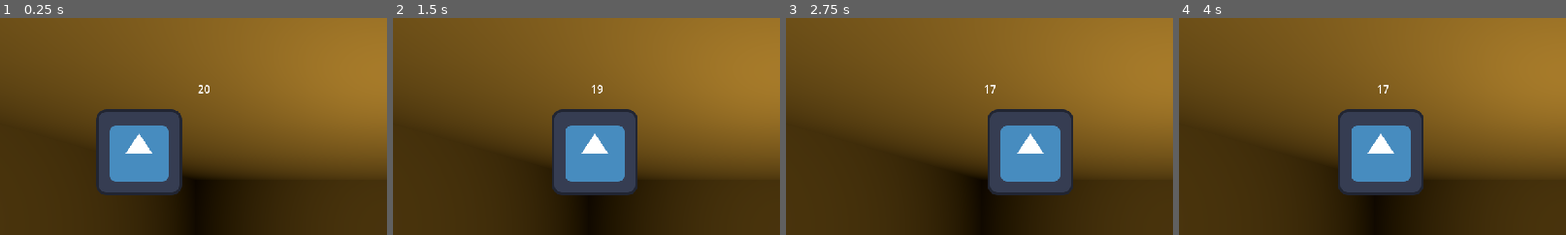
Above: before the commit, frames 1-4 (left to right).
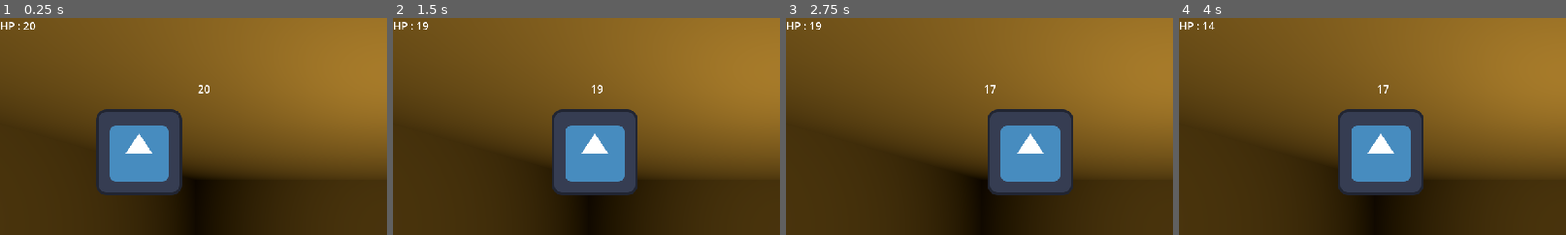
Above: after the commit, the same moments.

Repository: KoolDouds/GGJ-2025
Game: Godot game, scene res://combat-proto2.tscn
The game is run twice, just before and just after one commit, with the same random seed, the same clock (stepped at 60 frames per second) and the same inputs. This scene is started directly instead of the project's main scene. The engine's default icon, where the game draws it, is replaced by a stand-in: a white triangle on a blue panel in a dark square.
Inputs:
- Up to frame 1 (0.25 s): no input
- Up to frame 2 (1.5 s): hold Right (right) 0.53-1.28 s; hold Left (left) from 1.28 s (still down)
- Up to frame 3 (2.75 s): tap Enter at 2 s; release Left (left) at 2.03 s; hold Right (right) from 2.03 s (still down)
- Up to frame 4 (4 s): release Right (right) at 2.78 s; hold Up (forward) 2.78-3.53 s; tap Space at 3.5 s; hold Left (left) from 3.53 s (still down)
The pictures show only the part of the screen within x 0-50%, y 0-50%; the shares and areas given below are measured in that part.

The runs differ from the first frame. In frame 1, 0.1% of the frame differs, in the area x 0-10%, y 1-6%; in frame 2, 0.1%; in frame 3, 0.1%; in frame 4, 0.1%.

Commit message:
hp label

Diff:
--- /dev/null
+++ b/Encounter.tscn
@@ -0,0 +1,3 @@
+[gd_scene format=3 uid="uid://jjlfxivymwop"]
+
+[node name="Encounter" type="Node3D"]
--- /dev/null
+++ b/HPManger.tscn
@@ -0,0 +1,6 @@
+[gd_scene load_steps=2 format=3 uid="uid://c0h4e7bs430mx"]
+
+[ext_resource type="Script" path="res://Script/hp_manager.gd" id="1_ljkn6"]
+
+[node name="HPManager" type="Node"]
+script = ExtResource("1_ljkn6")
--- a/Script/combat_controls.gd
+++ b/Script/combat_controls.gd
@@ -3,10 +3,11 @@
 
 @onready var enemy_res := preload("res://enemy_proto.tscn")
 var enemy : Node2D
+@onready var hands := get_tree().get_root().find_child("Hands", true, false)
+@onready var hp_manager : HPManager = $"../HPManager"
 
 func _ready() -> void:
-	print(get_tree().get_root().get_children())
-	var hands = get_tree().get_root().find_child("Hands", true, false)
+	#hands = get_tree().get_root().find_child("Hands", true, false)
 	hands.manager = $"."
 	enemy = enemy_res.instantiate()
 	enemy.position = Vector2(300, 200)
@@ -23,4 +24,4 @@
 		if child.hand_side == side and child.using_phase == 1:
 			print("BLOCKED!!!!!!!!!!")
 			return
-	print("received " + str(dmg) + " damage")
+	hp_manager.take_damage(dmg)
--- /dev/null
+++ b/Script/hp_manager.gd
@@ -0,0 +1,23 @@
+extends Node
+class_name HPManager
+
+var max_hp := 20
+var hp : int
+
+@onready var hp_label : Label = $"../HPLabel"
+
+func _ready() -> void:
+	set_hp(max_hp)
+
+func set_hp(new_hp: int):
+	hp = new_hp
+	hp_label.text = "HP : " + str(hp)
+
+func take_damage(dmg: int) -> void:
+	set_hp(hp-dmg)
+	print("received " + str(dmg) + " damage")
+	if hp <= 0: die()
+
+
+func die():
+	print("ded :(")
--- a/combat-proto2.tscn
+++ b/combat-proto2.tscn
@@ -1,8 +1,9 @@
-[gd_scene load_steps=4 format=3 uid="uid://c0usrog1t305e"]
+[gd_scene load_steps=5 format=3 uid="uid://c0usrog1t305e"]
 
 [ext_resource type="PackedScene" uid="uid://be1n6ygjp5xre" path="res://battle.tscn" id="1_a2stt"]
 [ext_resource type="PackedScene" uid="uid://cyejn4b76oey1" path="res://DungeonCrawling/crawling.tscn" id="1_q7bx1"]
 [ext_resource type="PackedScene" uid="uid://dyv3pmrin5nij" path="res://Hands/hands.tscn" id="2_g1lq4"]
+[ext_resource type="PackedScene" uid="uid://c0h4e7bs430mx" path="res://HPManger.tscn" id="4_ioya1"]
 
 [node name="combat-proto2" type="Node"]
 
@@ -17,3 +18,10 @@
 transform = Transform3D(0.05, 0, 0, 0, 0.05, 0, 0, 0, 0.05, 0, -0.16, 0.156)
 
 [node name="Hands" parent="Camera3D/Node3D" instance=ExtResource("2_g1lq4")]
+
+[node name="HPManager" parent="." instance=ExtResource("4_ioya1")]
+
+[node name="HPLabel" type="Label" parent="."]
+offset_right = 40.0
+offset_bottom = 23.0
+text = "HP : lol"
--- a/combat_proto.tscn
+++ /dev/null
@@ -1,21 +0,0 @@
-[gd_scene load_steps=4 format=3 uid="uid://rc0k6cnwlukb"]
-
-[ext_resource type="PackedScene" uid="uid://bgegxif48dnon" path="res://enemy_proto.tscn" id="1_beib8"]
-[ext_resource type="PackedScene" uid="uid://be1n6ygjp5xre" path="res://battle.tscn" id="3_70qjm"]
-[ext_resource type="PackedScene" uid="uid://dyv3pmrin5nij" path="res://Hands/hands.tscn" id="4_yl5ks"]
-
-[node name="combat-proto" type="Node2D"]
-
-[node name="enemy" parent="." instance=ExtResource("1_beib8")]
-
-[node name="battle" parent="." instance=ExtResource("3_70qjm")]
-
-[node name="Hands" parent="." instance=ExtResource("4_yl5ks")]
-
-[node name="LeftHand" parent="Hands" index="0"]
-transform = Transform3D(-4.37114e-08, 0, 1, 0, 1, 0, -1, 0, -4.37114e-08, -5, 0, -7.12129)
-
-[node name="RightHand" parent="Hands" index="1"]
-transform = Transform3D(-4.37114e-08, 0, 1, 0, 1, 0, -1, 0, -4.37114e-08, 5, 0, -7.12129)
-
-[editable path="Hands"]
--- a/game.tscn
+++ b/game.tscn
@@ -5,6 +5,7 @@
 [ext_resource type="Script" path="res://inventaire.gd" id="3_yhw81"]
 [ext_resource type="Script" path="res://Script/weapon.gd" id="4_grple"]
 [ext_resource type="Resource" uid="uid://b31hsxg8sincy" path="res://default.tres" id="5_dri4y"]
+[ext_resource type="PackedScene" uid="uid://c0h4e7bs430mx" path="res://HPManger.tscn" id="3_4lh60"]
 
 [node name="Game" type="Node" groups=["game"]]
 
@@ -25,3 +26,9 @@
 
 [node name="Display" type="Node3D" parent="Inventaire"]
 transform = Transform3D(1, 0, 0, 0, 1, 0, 0, 0, 1, 0, 1.00842, 0)
+[node name="HPManager" parent="." instance=ExtResource("3_4lh60")]
+
+[node name="HPLabel" type="Label" parent="."]
+offset_right = 54.0
+offset_bottom = 23.0
+text = "HP : lol"
